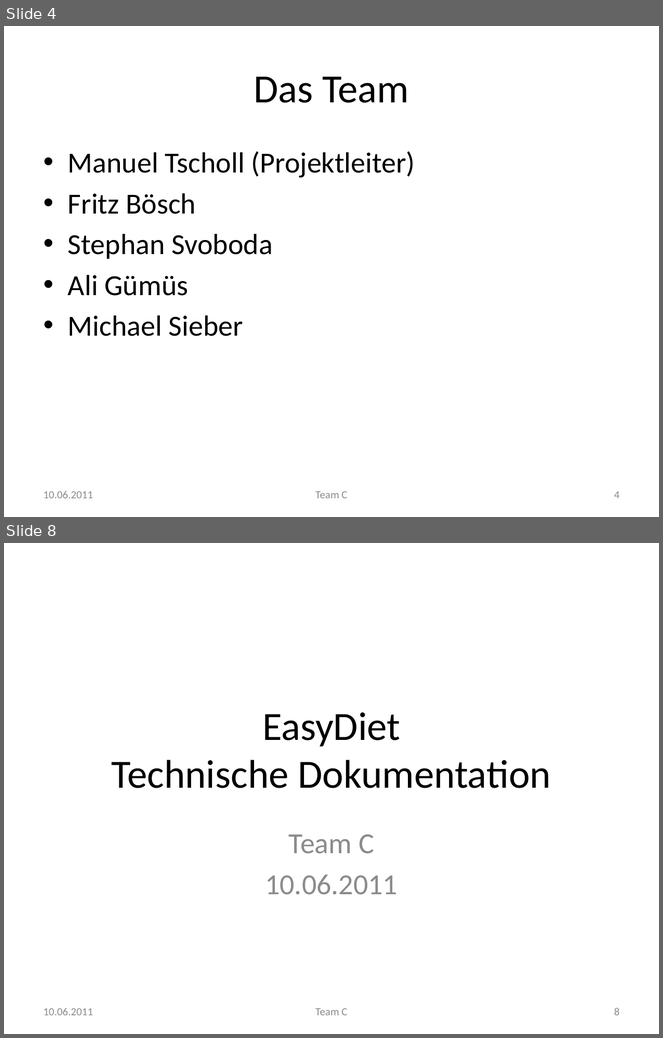
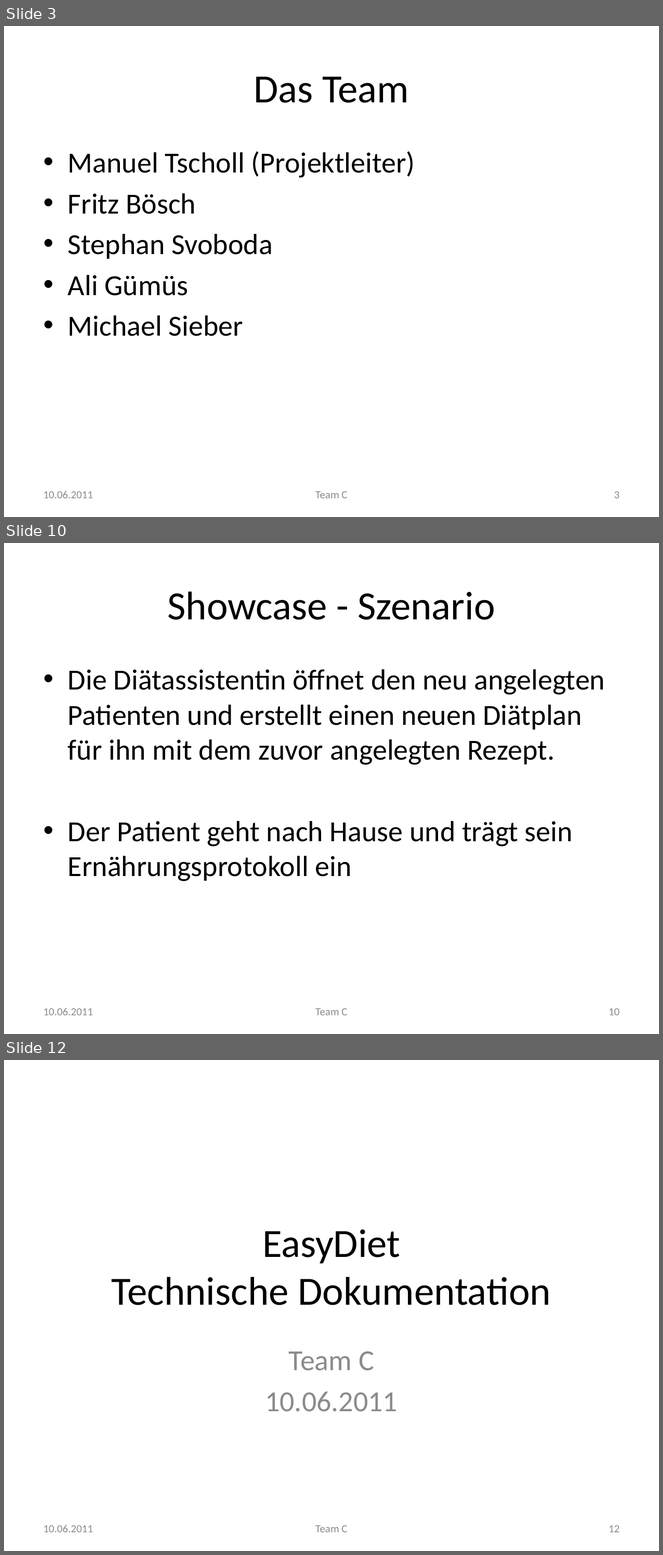
Before and after one commit to manuelTscholl/easydiet-team-c, a slide deck: doc/Abschluss/EasyDiet.pptx. Shown one above the other, each under a label of ours: slides 4 and 8 before the commit, slides 3, 10 and 12 after it; the slides between them are not shown. The pictures are 663x1038 and 663x1555 pixels, drawn with LibreOffice and Linux fonts; fonts in the diff are those of the drawing. Boxes give left, top, right and bottom in pixels: in the first picture for what was removed or moved away, otherwise in the second. Text is boxed around its words. In the diff, an @@ line names an element or a change of style, - is before the commit and + after.

```diff
--- a/doc/Abschluss/EasyDiet.pptx
+++ b/doc/Abschluss/EasyDiet.pptx
@@ slide 10 added at [4,543,659,1034], background #FFFFFF @@
@@ title added at [167,591,495,620], 44 pt, text #000000 @@
+Showcase - Szenario
@@ text added at [68,669,606,882], 32 pt, text #000000 @@
+• Die Diätassistentin öffnet den neu angelegten Patienten und erstellt einen neuen Diätplan für ihn mit dem zuvor angelegten Rezept.
+• Der Patient geht nach Hause und trägt sein Ernährungsprotokoll ein
@@ text added at [44,1008,93,1016], 12 pt, text #8C8C8C @@
+10.06.2011
@@ text added at [315,1008,347,1016], 12 pt, text #8C8C8C @@
+Team C
@@ page number added at [609,1008,620,1016], 12 pt, text #8C8C8C @@
+10
@@ what was slide 4 is now slide 3 @@
@@ page number at [614,491,620,499]: text changed @@
-4
+3
@@ what was slide 8 is now slide 12 @@
@@ page number at [609,1525,620,1533]: text changed @@
-8
+12
```
Also in this commit, not shown: 12 slides changed, 10 other slides added, 3 other files.
